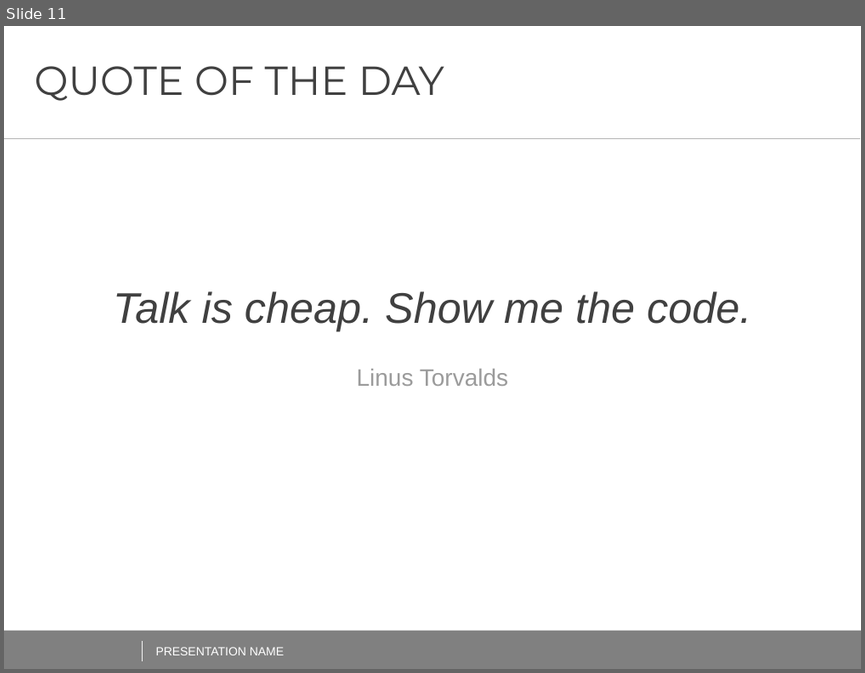
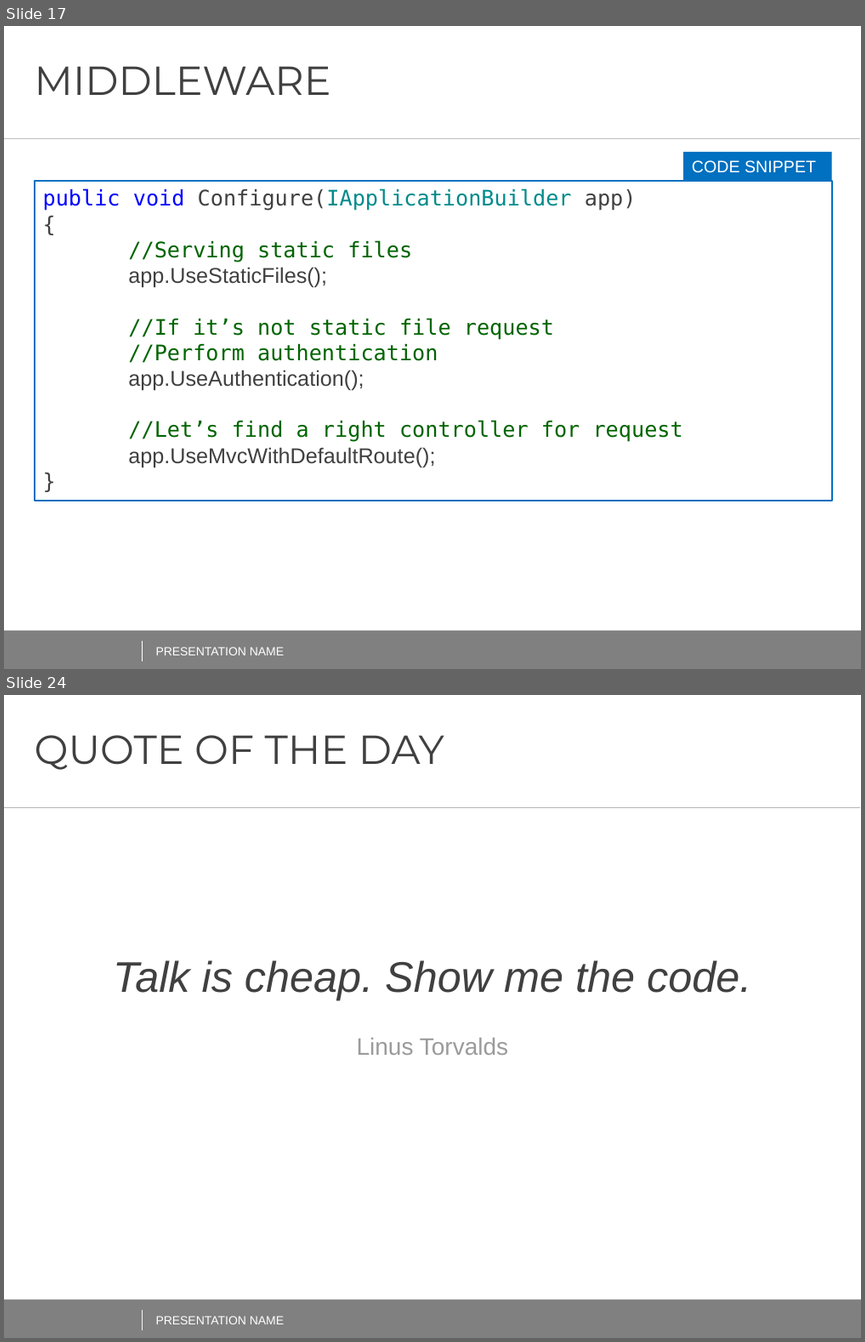
Before and after one commit to AndreiShenets/ASP.NET-Lectures, a slide deck: docs/ASP.NET CORE - iTechArt 2018.pptx. Shown one above the other, each under a label of ours: slide 11 before the commit, slides 17 and 24 after it; the slides between them are not shown. The pictures are 865x673 and 865x1342 pixels, drawn with LibreOffice and Linux fonts; fonts in the diff are those of the drawing; background and template pictures are left out. Boxes give left, top, right and bottom in pixels: in the first picture for what was removed or moved away, otherwise in the second. Text is boxed around its words. In the diff, an @@ line names an element or a change of style, - is before the commit and + after.

```diff
--- a/docs/ASP.NET CORE - iTechArt 2018.pptx
+++ b/docs/ASP.NET CORE - iTechArt 2018.pptx
@@ slide 17 added at [4,26,861,669], background #FFFFFF; not listed: 2 template elements that a slide beside it also shows @@
@@ title added at [35,66,331,95], 34 pt, text #404040 @@
+MIDDLEWARE
@@ line added from (4, 138) to (860, 138), #BFBFBF 0.5 pt @@
@@ rectangle added at [683,152,832,181], fill #0070C0, 14 pt, text #FFFFFF @@
+CODE SNIPPET
@@ rectangle added at [34,180,831,500], fill #FFFFFF, outline #0070C0 1.5 pt, 18 pt, text #006400 @@
+public void Configure(IApplicationBuilder app)
+{
+//Serving static files
+app.UseStaticFiles();
+//If it’s not static file request
+//Perform authentication
+app.UseAuthentication();
+//Let’s find a right controller for request
+app.UseMvcWithDefaultRoute();
+}
@@ line added from (142, 641) to (142, 661), #FFFFFF 0.5 pt @@
@@ text added at [156,646,284,655], 10 pt, text #FFFFFF @@
+PRESENTATION NAME
@@ what was slide 11 is now slide 24 @@
```
Also in this commit, not shown: 1 slide changed, 12 other slides added.
